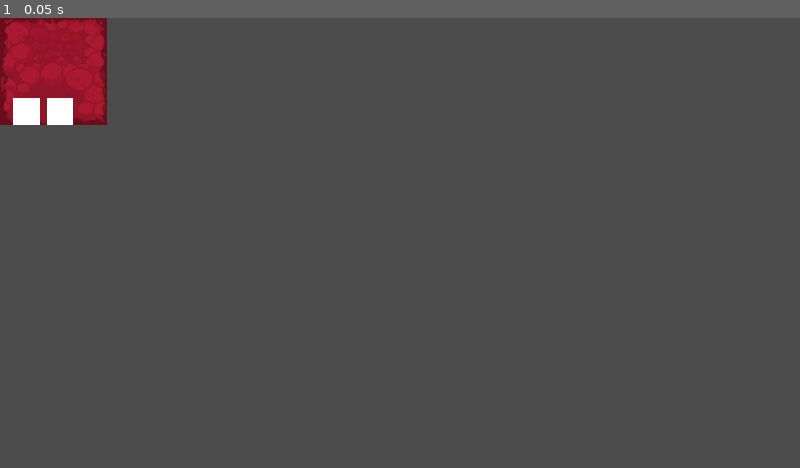
Above: before the commit, frame 1.
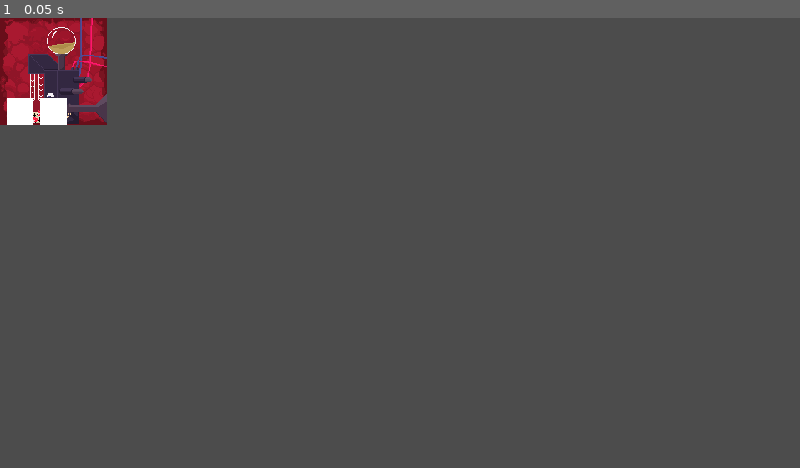
Above: after the commit, the same moment.

Repository: schnuet/ld-game-2020-4
Game: Godot game, scene res://objects/stations/StomachStation.tscn
Same seed, same stepped clock (60 frames per second), same inputs: the game is played once before the commit and once after it. This scene is started directly instead of the project's main scene.
Inputs:
- Up to frame 1 (0.05 s): no input

The runs differ from the first frame. In frame 1, 1.0% of the frame differs, in the area x 0-14%, y 0-24%.

Commit message:
import animations for stomach room

Diff:
--- a/objects/stations/StomachStation.tscn
+++ b/objects/stations/StomachStation.tscn
@@ -1,21 +1,49 @@
-[gd_scene load_steps=4 format=2]
+[gd_scene load_steps=11 format=2]
 
 [ext_resource path="res://objects/stations/StomachStation.gd" type="Script" id=1]
 [ext_resource path="res://objects/stations/Station.tscn" type="PackedScene" id=2]
+[ext_resource path="res://sprites/stations/stomach/stomach_room_producing_1.png" type="Texture" id=3]
+[ext_resource path="res://sprites/stations/stomach/stomach_room_producing_2.png" type="Texture" id=4]
+[ext_resource path="res://sprites/stations/stomach/stomach_room_producing_3.png" type="Texture" id=5]
+[ext_resource path="res://sprites/stations/stomach/stomach_room_producing_4.png" type="Texture" id=6]
+[ext_resource path="res://sprites/stations/stomach/stomach_room_idle_empty.png" type="Texture" id=7]
+[ext_resource path="res://sprites/stations/stomach/stomach_room_idle.png" type="Texture" id=8]
 
-[sub_resource type="RectangleShape2D" id=1]
+[sub_resource type="SpriteFrames" id=1]
+animations = [ {
+"frames": [ ExtResource( 8 ) ],
+"loop": true,
+"name": "idle",
+"speed": 5.0
+}, {
+"frames": [ ExtResource( 7 ) ],
+"loop": true,
+"name": "idle_empty",
+"speed": 5.0
+}, {
+"frames": [ ExtResource( 3 ), ExtResource( 4 ), ExtResource( 5 ), ExtResource( 6 ) ],
+"loop": true,
+"name": "producing",
+"speed": 5.0
+} ]
+
+[sub_resource type="RectangleShape2D" id=2]
 extents = Vector2( 16, 16 )
 
 [node name="StomachStation" instance=ExtResource( 2 )]
 script = ExtResource( 1 )
 max_protein = 15
 
+[node name="AnimatedSprite" parent="." index="0"]
+frames = SubResource( 1 )
+animation = "producing"
+
 [node name="EnergyStash" type="Area2D" parent="." index="3"]
-position = Vector2( 32, 128 )
+position = Vector2( 24, 128 )
 
 [node name="CollisionShape2D" type="CollisionShape2D" parent="EnergyStash" index="0"]
 position = Vector2( 0, -16 )
-shape = SubResource( 1 )
+shape = SubResource( 2 )
 __meta__ = {
 "_edit_lock_": true
 }
@@ -30,11 +58,11 @@
 }
 
 [node name="ProteinStash" type="Area2D" parent="." index="4"]
-position = Vector2( 72, 128 )
+position = Vector2( 64, 128 )
 
 [node name="CollisionShape2D" type="CollisionShape2D" parent="ProteinStash" index="0"]
 position = Vector2( 0, -16 )
-shape = SubResource( 1 )
+shape = SubResource( 2 )
 __meta__ = {
 "_edit_lock_": true
 }
Binary file added: sprites/stations/stomach/stomach_room_idle.png
Not shown, added: sprites/stations/stomach/stomach_room_idle.png.import
Binary file added: sprites/stations/stomach/stomach_room_idle_empty.png
Not shown, added: sprites/stations/stomach/stomach_room_idle_empty.png.import
Binary file added: sprites/stations/stomach/stomach_room_producing_1.png
Not shown, added: sprites/stations/stomach/stomach_room_producing_1.png.import
Binary file added: sprites/stations/stomach/stomach_room_producing_2.png
Not shown, added: sprites/stations/stomach/stomach_room_producing_2.png.import
Binary file added: sprites/stations/stomach/stomach_room_producing_3.png
Not shown, added: sprites/stations/stomach/stomach_room_producing_3.png.import
Binary file added: sprites/stations/stomach/stomach_room_producing_4.png
Not shown, added: sprites/stations/stomach/stomach_room_producing_4.png.import
